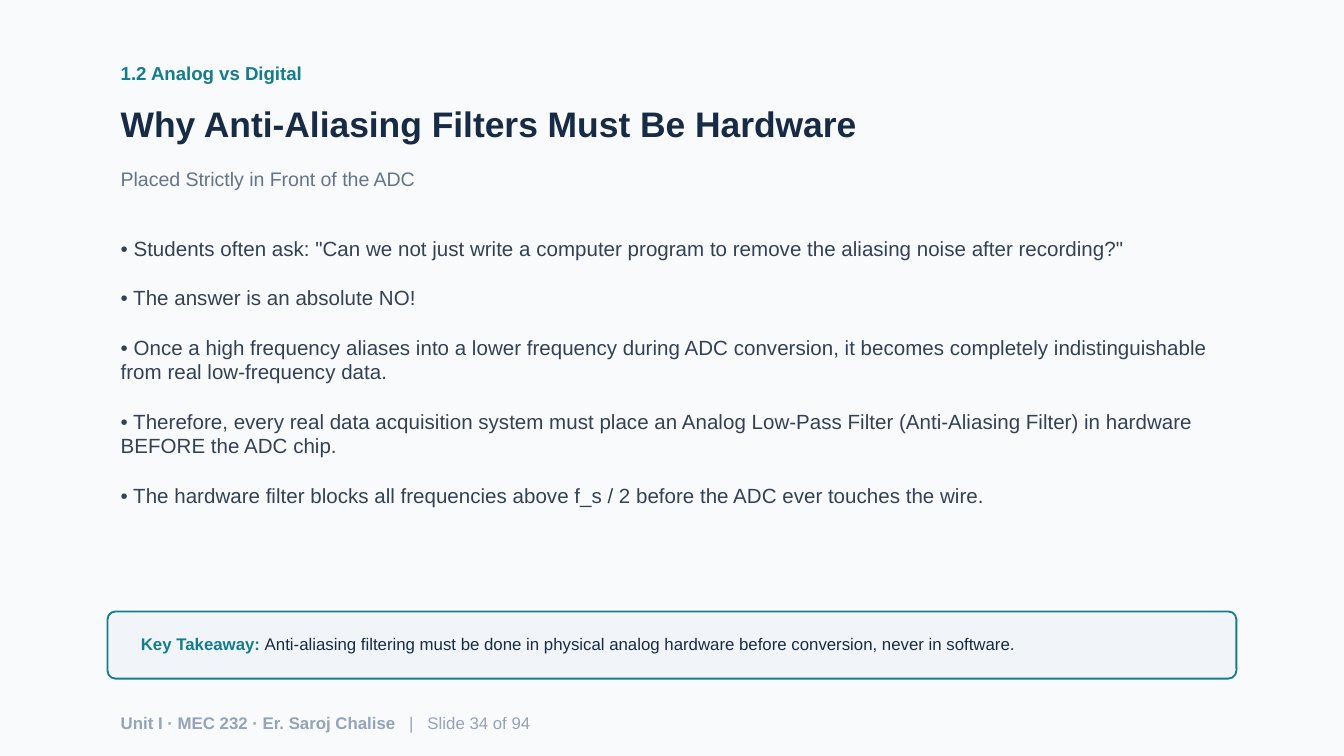
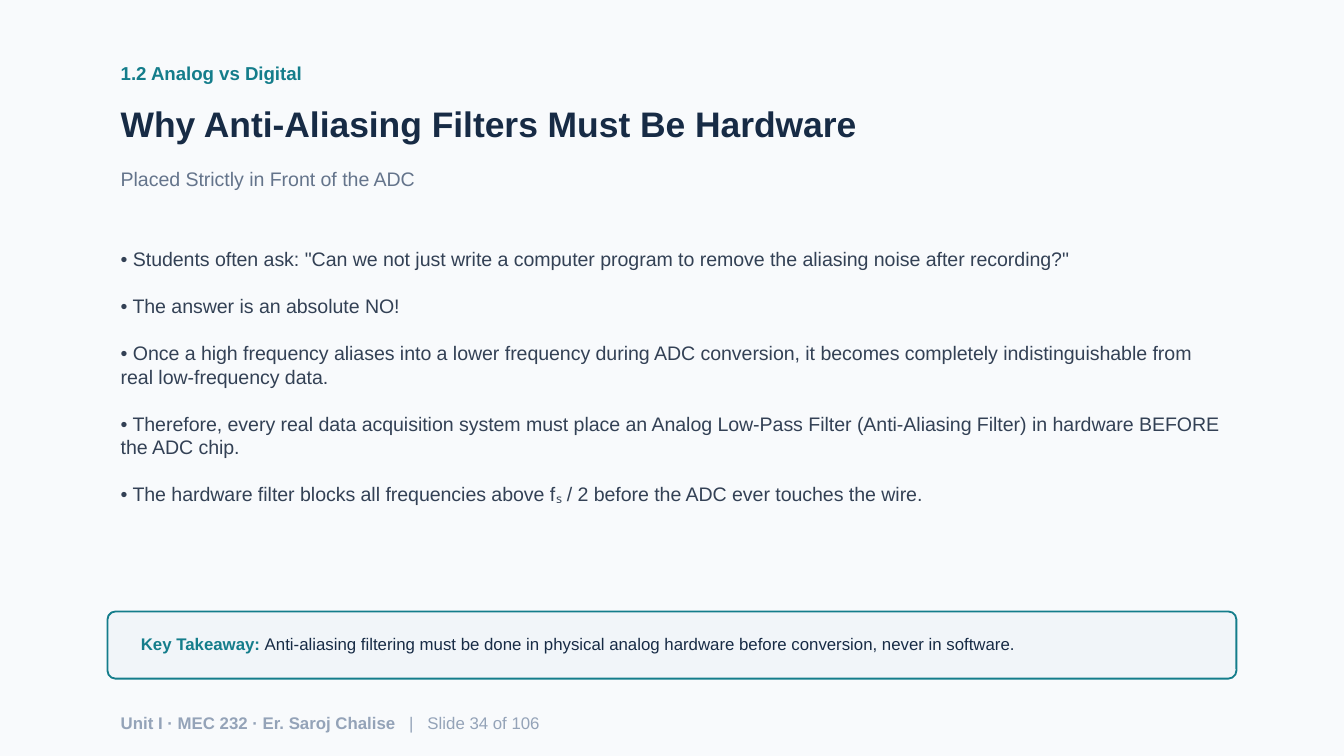
Before and after one commit to chalisesaroj/learnfromsaroj, a slide deck: slide 34 of Unit1_Fundamentals_of_Measurement_Systems.pptx. Drawn at 1344x756 pixels with LibreOffice and Linux fonts; fonts in the diff are those of the drawing. Boxes give left, top, right and bottom in pixels: in the first picture for what was removed or moved away, otherwise in the second. Text is boxed around its words. In the diff, an @@ line names an element or a change of style, - is before the commit and + after.

```diff
--- a/Unit1_Fundamentals_of_Measurement_Systems.pptx
+++ b/Unit1_Fundamentals_of_Measurement_Systems.pptx
@@ text at [121,252,1219,505]: text changed; size 11 to 10.5 pt @@
-• Students often ask: "Can we not just write a computer program to remove the aliasing noise after recording?"
-• The answer is an absolute NO!
-• Once a high frequency aliases into a lower frequency during ADC conversion, it becomes completely indistinguishable from real low-frequency data.
-• Therefore, every real data acquisition system must place an Analog Low-Pass Filter (Anti-Aliasing Filter) in hardware BEFORE the ADC chip.
-• The hardware filter blocks all frequencies above f_s / 2 before the ADC ever touches the wire.
+• Students often ask: "Can we not just write a computer program to remove the aliasing noise after recording?"
+• The answer is an absolute NO!
+• Once a high frequency aliases into a lower frequency during ADC conversion, it becomes completely indistinguishable from real low-frequency data.
+• Therefore, every real data acquisition system must place an Analog Low-Pass Filter (Anti-Aliasing Filter) in hardware BEFORE the ADC chip.
+• The hardware filter blocks all frequencies above fₛ / 2 before the ADC ever touches the wire.
@@ text at [121,717,540,733]: text changed @@
-Unit I · MEC 232 · Er. Saroj Chalise | Slide 34 of 94
+Unit I · MEC 232 · Er. Saroj Chalise | Slide 34 of 106
```
Also in this commit, not shown: 92 other slides changed, 13 slides added, 1 slide removed, 41 other files.
